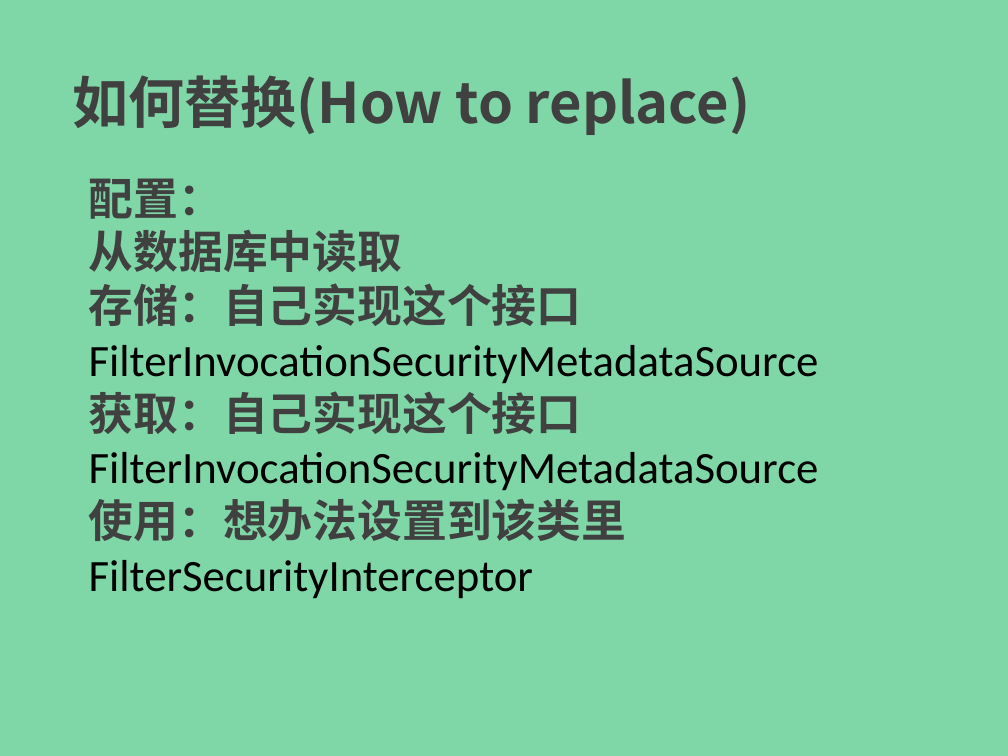
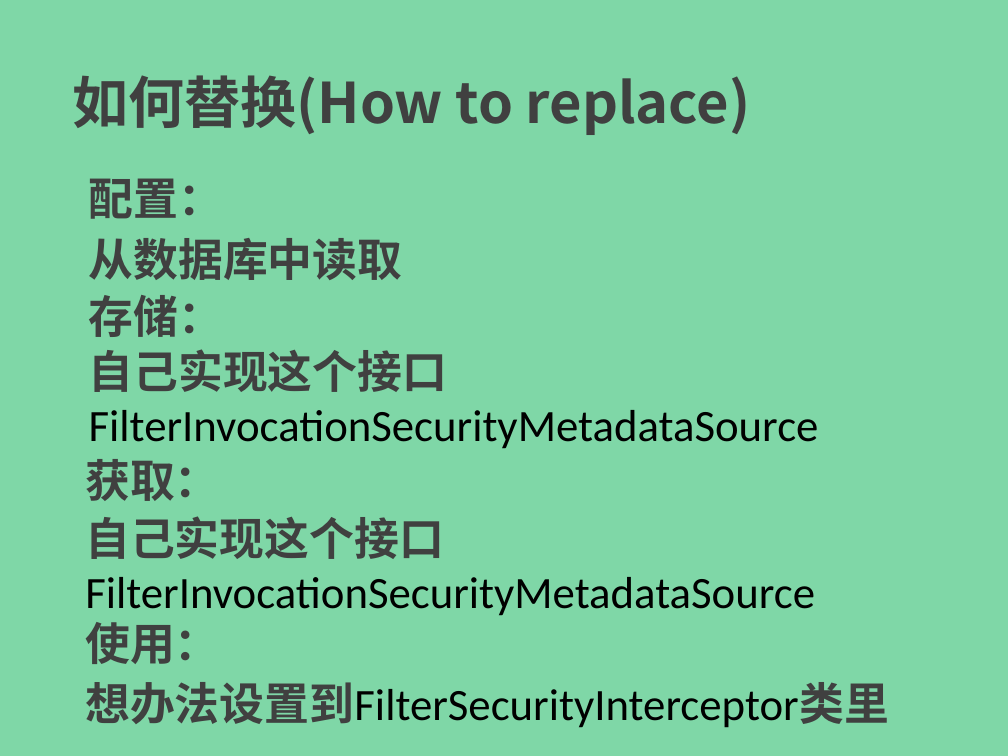
Before and after one commit to endofprogram/eop-ssei, a slide deck: slide 4 of ppt/spring-security-easy-in-03.pptx. Drawn at 1008x756 pixels with LibreOffice and Linux fonts; fonts in the diff are those of the drawing. Boxes give left, top, right and bottom in pixels: in the first picture for what was removed or moved away, otherwise in the second. Text is boxed around its words. In the diff, an @@ line names an element or a change of style, - is before the commit and + after.

```diff
--- a/ppt/spring-security-easy-in-03.pptx
+++ b/ppt/spring-security-easy-in-03.pptx
@@ text at [89,230,819,599]: paragraphs removed @@
-从数据库中读取
-存储：自己实现这个接口
-FilterInvocationSecurityMetadataSource
-获取：自己实现这个接口
-FilterInvocationSecurityMetadataSource
-使用：想办法设置到该类里
-FilterSecurityInterceptor
@@ text added at [89,238,403,280], 32 pt, text #404040, bold @@
+从数据库中读取
@@ text added at [89,295,223,337], 32 pt, text #404040, bold @@
+存储：
@@ text added at [89,349,819,449], 32 pt, text #000000 @@
+自己实现这个接口
+FilterInvocationSecurityMetadataSource
@@ text added at [85,459,219,501], 32 pt, text #404040, bold @@
+获取：
@@ text added at [85,516,815,616], 32 pt, text #000000 @@
+自己实现这个接口
+FilterInvocationSecurityMetadataSource
@@ text added at [85,622,219,664], 32 pt, text #404040, bold @@
+使用：
@@ text added at [85,682,889,728], 32 pt, text #000000 @@
+想办法设置到FilterSecurityInterceptor类里
```
Also in this commit, not shown: 7 other slides changed, 1 slide removed, 2 other files.
